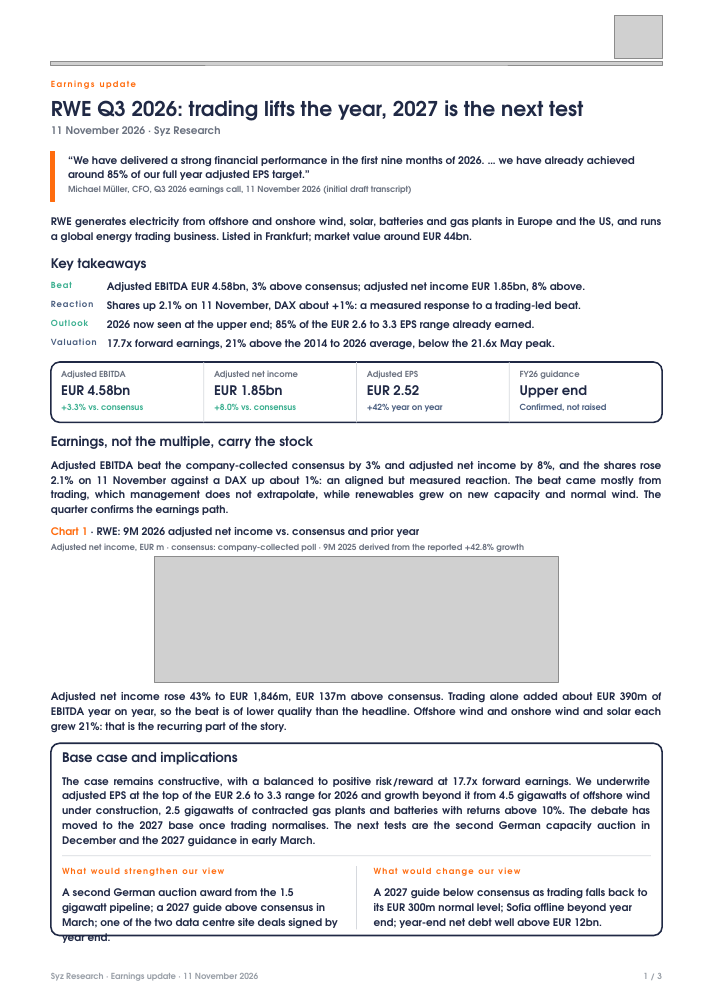
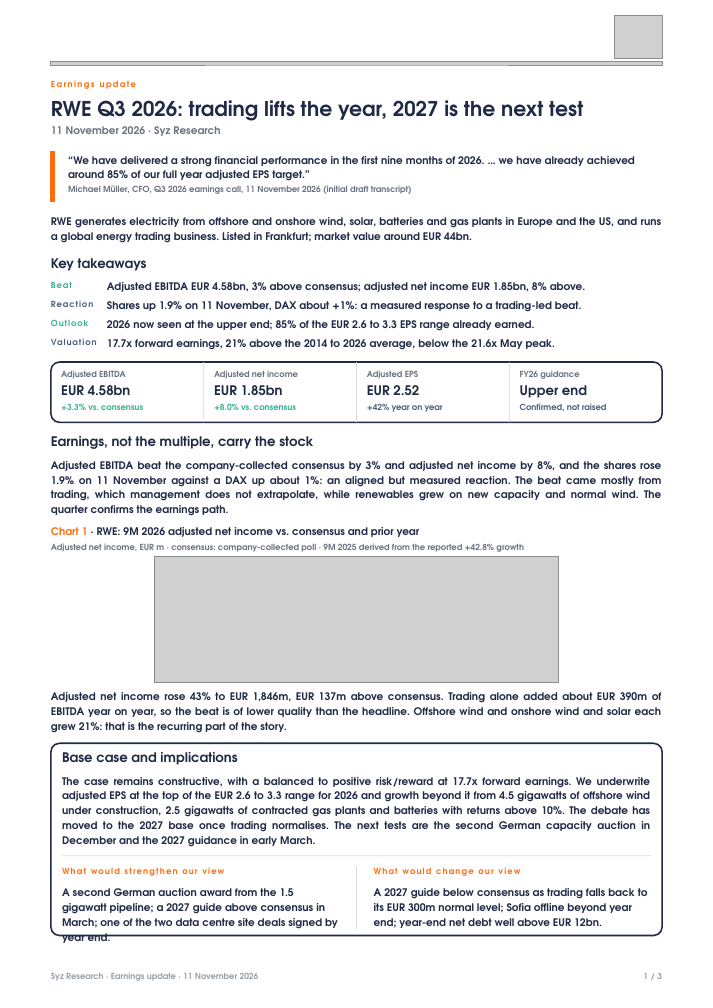
Before and after one commit to jb-db05/syz-earnings, a slide deck: slide 1 of reports/RWE_Q3_2026/Earnings_Update_RWE_Q32026.pptx. Drawn at 713x1008 pixels with LibreOffice and Linux fonts; fonts in the diff are those of the drawing; grey boxes stand for pictures. Boxes give left, top, right and bottom in pixels: in the first picture for what was removed or moved away, otherwise in the second. Text is boxed around its words. In the diff, an @@ line names an element or a change of style, - is before the commit and + after.

```diff
--- a/reports/RWE_Q3_2026/Earnings_Update_RWE_Q32026.pptx
+++ b/reports/RWE_Q3_2026/Earnings_Update_RWE_Q32026.pptx
@@ text at [107,301,582,312]: text changed @@
-Shares up 2.1% on 11 November, DAX about +1%: a measured response to a trading-led beat.
+Shares up 1.9% on 11 November, DAX about +1%: a measured response to a trading-led beat.
@@ text at [51,461,662,516]: text changed @@
-Adjusted EBITDA beat the company-collected consensus by 3% and adjusted net income by 8%, and the shares rose 2.1% on 11 November against a DAX up about 1%: an aligned but measured reaction. The beat came mostly from trading, which management does not extrapolate, while renewables grew on new capacity and normal wind. The quarter confirms the earnings path.
+Adjusted EBITDA beat the company-collected consensus by 3% and adjusted net income by 8%, and the shares rose 1.9% on 11 November against a DAX up about 1%: an aligned but measured reaction. The beat came mostly from trading, which management does not extrapolate, while renewables grew on new capacity and normal wind. The quarter confirms the earnings path.
```
Also in this commit, not shown: 1 other slide changed, 5 other files.
